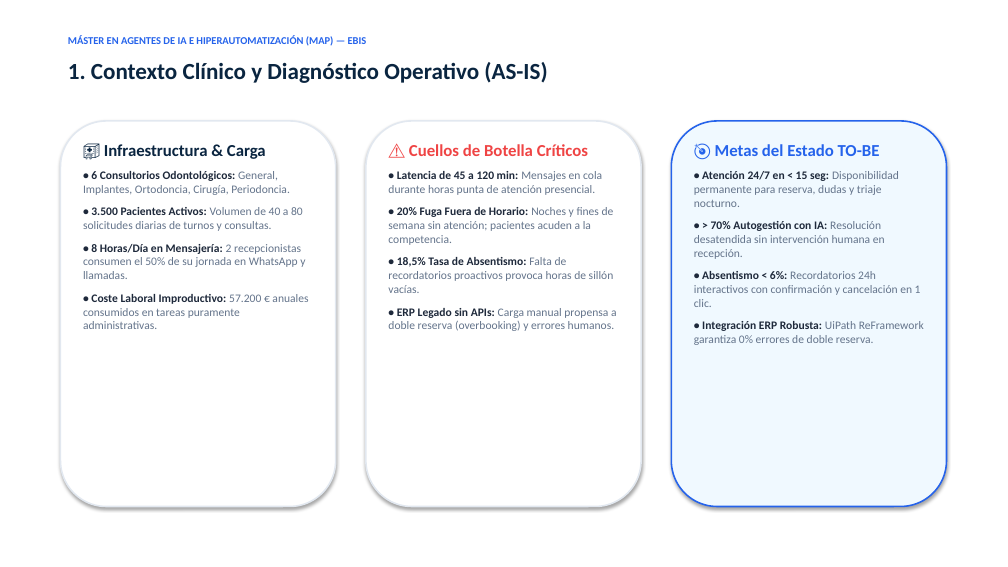
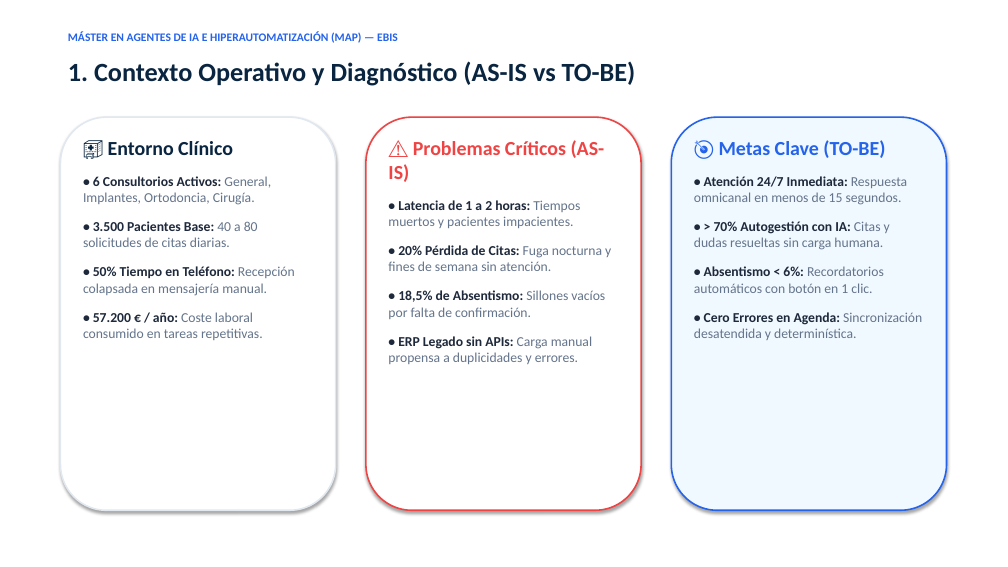
Before and after one commit to sabriesposito/clinica_neclatrony_tfm_ESPOSITO, a slide deck: slide 2 of docs/Defensa_TFM_Clinica_Neclatrony.pptx. Drawn at 1008x567 pixels with LibreOffice and Linux fonts; fonts in the diff are those of the drawing. Boxes give left, top, right and bottom in pixels: in the first picture for what was removed or moved away, otherwise in the second. Text is boxed around its words. In the diff, an @@ line names an element or a change of style, - is before the commit and + after.

```diff
--- a/docs/Defensa_TFM_Clinica_Neclatrony.pptx
+++ b/docs/Defensa_TFM_Clinica_Neclatrony.pptx
@@ text "MÁSTER EN AGENTES DE IA ..." at <box>68,32,398,43</box>: size 10 to 11 pt @@
@@ text at <box>68,61,636,86</box>: text changed; size 22 to 25 pt @@
-1. Contexto Clínico y Diagnóstico Operativo (AS-IS)
+1. Contexto Operativo y Diagnóstico (AS-IS vs TO-BE)
@@ rounded rectangle: place and size @@
-rounded rectangle at <box>60,121,336,507</box>
+rounded rectangle at <box>60,117,336,510</box>
@@ rounded rectangle: place and size @@
-rounded rectangle at <box>366,121,641,507</box>
+rounded rectangle at <box>366,117,641,510</box>
@@ rounded rectangle at <box>366,117,641,510</box>: outline #E2E8F0 1.5 pt to #EF4444 1.5 pt @@
@@ rounded rectangle: place and size @@
-rounded rectangle at <box>671,121,947,507</box>
+rounded rectangle at <box>671,117,947,510</box>
@@ text at <box>83,141,295,340</box>: text changed; size 11 to 13 pt @@
-🏥 Infraestructura & Carga
-• 6 Consultorios Odontológicos: General, Implantes, Ortodoncia, Cirugía, Periodoncia.
-• 3.500 Pacientes Activos: Volumen de 40 a 80 solicitudes diarias de turnos y consultas.
-• 8 Horas/Día en Mensajería: 2 recepcionistas consumen el 50% de su jornada en WhatsApp y llamadas.
-• Coste Laboral Improductivo: 57.200 € anuales consumidos en tareas puramente administrativas.
+🏥 Entorno Clínico
+• 6 Consultorios Activos: General, Implantes, Ortodoncia, Cirugía.
+• 3.500 Pacientes Base: 40 a 80 solicitudes de citas diarias.
+• 50% Tiempo en Teléfono: Recepción colapsada en mensajería manual.
+• 57.200 € / año: Coste laboral consumido en tareas repetitivas.
@@ text at <box>388,140,611,364</box>: text changed; size 11 to 13 pt @@
-⚠️ Cuellos de Botella Críticos
-• Latencia de 45 a 120 min: Mensajes en cola durante horas punta de atención presencial.
-• 20% Fuga Fuera de Horario: Noches y fines de semana sin atención; pacientes acuden a la competencia.
-• 18,5% Tasa de Absentismo: Falta de recordatorios proactivos provoca horas de sillón vacías.
-• ERP Legado sin APIs: Carga manual propensa a doble reserva (overbooking) y errores humanos.
+⚠️ Problemas Críticos (AS-IS)
+• Latencia de 1 a 2 horas: Tiempos muertos y pacientes impacientes.
+• 20% Pérdida de Citas: Fuga nocturna y fines de semana sin atención.
+• 18,5% de Absentismo: Sillones vacíos por falta de confirmación.
+• ERP Legado sin APIs: Carga manual propensa a duplicidades y errores.
@@ text at <box>694,140,922,340</box>: text changed; size 11 to 13 pt @@
-🎯 Metas del Estado TO-BE
-• Atención 24/7 en < 15 seg: Disponibilidad permanente para reserva, dudas y triaje nocturno.
-• > 70% Autogestión con IA: Resolución desatendida sin intervención humana en recepción.
-• Absentismo < 6%: Recordatorios 24h interactivos con confirmación y cancelación en 1 clic.
-• Integración ERP Robusta: UiPath ReFramework garantiza 0% errores de doble reserva.
+🎯 Metas Clave (TO-BE)
+• Atención 24/7 Inmediata: Respuesta omnicanal en menos de 15 segundos.
+• > 70% Autogestión con IA: Citas y dudas resueltas sin carga humana.
+• Absentismo < 6%: Recordatorios automáticos con botón en 1 clic.
+• Cero Errores en Agenda: Sincronización desatendida y determinística.
```
Also in this commit, not shown: 9 other slides changed.
